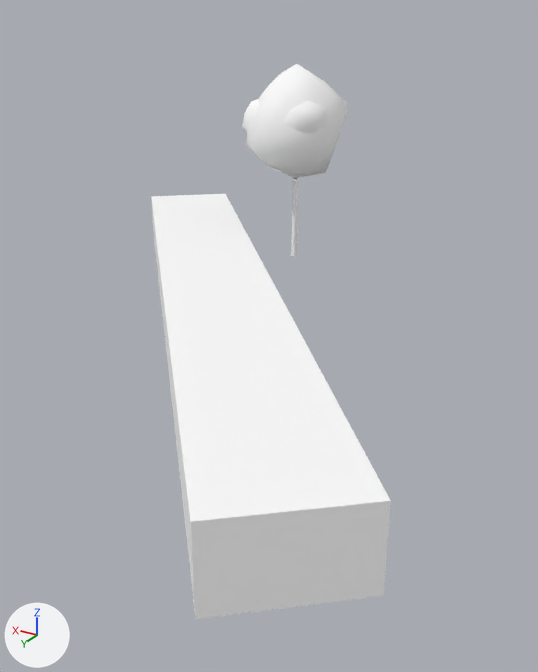
The glTF model cities/arlov-borggatan/pack/tiles/c10_4.glb, before and after one commit.
Rendered twice from a camera (50 mm lens) standing at (595.2, 307.5, 20.2) and looking at (612.2, 279.2, 6.1). Lighting does not change. The marker at lower left points along +X, +Y and +Z. The first picture is the older version. Where no turn or scale is listed for an object, it has been applied to the vertices.

The scene before the commit, as lines of its bpy script (objects in view):
```python
me_sm_building_w361096426 = bpy.data.meshes.new('SM_Building_w361096426')
me_sm_building_w361096426.from_pydata(...)  # 16 vertices, 18 faces; spans x -14.5..14.5, y -16.3..16.3, z -1.6..1.6
# faces by material slot: [8, 2, 8]
me_sm_building_w361096426.materials.append(mat_m_wall_metal_blue_upper)  # white #ffffff
me_sm_building_w361096426.materials.append(mat_m_roof_flat_tar)  # white #ffffff
me_sm_building_w361096426.materials.append(mat_m_concrete)  # white #ffffff
me_sm_trees_10_4 = bpy.data.meshes.new('SM_Trees_10_4')
me_sm_trees_10_4.from_pydata(...)  # 138 vertices, 252 faces; spans x -3.13..3.13, y -3.15..3.15, z -6.01..6.01
# faces by material slot: [12, 240]
me_sm_trees_10_4.materials.append(mat_m_bark_wood)  # white #ffffff
me_sm_trees_10_4.materials.append(mat_m_leaf)  # white #ffffff
ob_sm_building_w361096426 = bpy.data.objects.new('SM_Building_w361096426', me_sm_building_w361096426)
ob_sm_building_w361096426.location = (615.54, 278.63, 6.56)
ob_sm_trees_10_4 = bpy.data.objects.new('SM_Trees_10_4', me_sm_trees_10_4)
ob_sm_trees_10_4.location = (618.46, 265.77, 11.56)
```
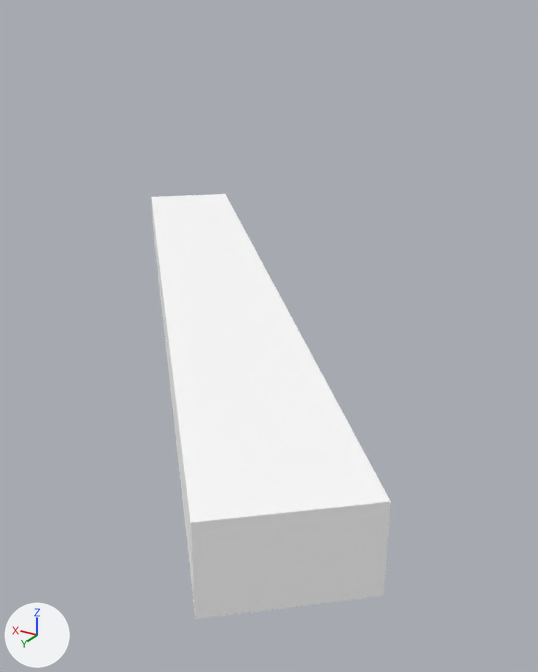
The newer file is also turned or shifted as a whole; pictures and numbers use the older file's frame.

Edits to the scene script, one JSON object a line:
```json
{"op": "remove", "block": "ob_sm_trees_10_4", "code": ["ob_sm_trees_10_4 = bpy.data.objects.new('SM_Trees_10_4', me_sm_trees_10_4)", "ob_sm_trees_10_4.location = (618.46, 265.77, 11.56)"]}
```

What differs and where, as boxes (x1, y1, x2, y2) in the pictures (538 x 672 px):
```json
{"object": "SM_Trees_10_4", "change": "deleted", "before": [242, 64, 350, 256], "faces in mat_m_leaf (white #ffffff)": [242, 64, 350, 178], "faces in mat_m_bark_wood (white #ffffff)": [291, 178, 297, 256]}
```
